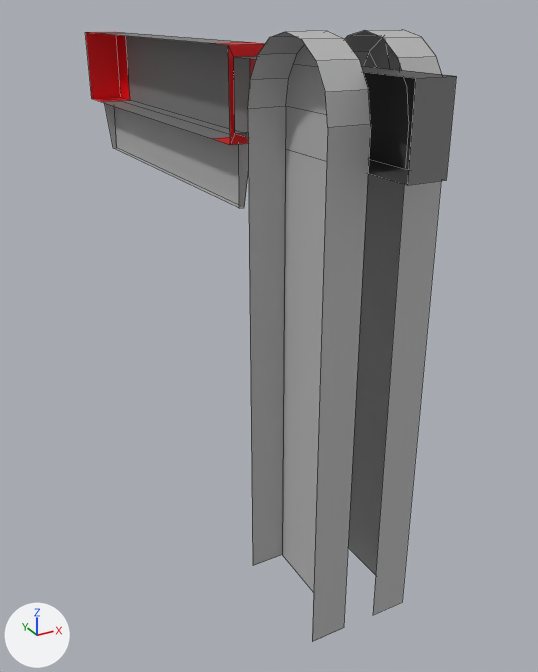
A saved change to the FBX model Assets/_Game/Art/Models/Obstacle/Knife/KnifeModel.fbx.
Before and after are seen from a 50 mm lens placed at (-5.71, -8.39, 1.25), pointed at (0.71, 3.28, -4.59). The axes (+X, +Y, +Z) are drawn at lower left. The lights are the same throughout. Mesh edges are drawn as thin lines. Where no turn or scale is listed for an object, it has been applied to the vertices.

Script lines for the objects in view, before the commit:
```python
mat_holdercolor = principled_material('HolderColor')
mat_holdercolor.base_color = (0.485, 0.485, 0.485)  # grey #b9b9b9
me_cube_001 = bpy.data.meshes.new('Cube.001')
me_cube_001.from_pydata(...)  # 24 vertices, 18 faces; spans x -0.37..0.37, y -1.77..10.27, z -0.75..0.75
# faces by material slot: [4, 3, 11]
me_cube_001.materials.append(mat_centercolor)  # grey #7b7b7b
me_cube_001.materials.append(mat_handlecolor)  # dark grey #474747
me_cube_001.materials.append(mat_bordercolor)  # red #e7000f
# before: 0 (-0.28, 2.62, -0.58) at pixel (234, 133), 1 (-0.28, 2.62, 0.57) at pixel (233, 56), 2 (-0.37, 10.27, -0.75) at pixel (91, 98), 3 (-0.37, 10.27, 0.75) at pixel (85, 32), 8 (-0.37, 9.57, -0.75) at pixel (100, 101)
# before: 9 (-0.37, 3.32, -0.75) at pixel (212, 138), 10 (-0.37, 3.32, 0.75), 11 (-0.37, 9.57, 0.75), 16 (-0.37, 2.62, -0.75) at pixel (230, 144), 17 (-0.37, 2.62, 0.75) at pixel (228, 44)
# before: 20 (-0.28, -1.77, -0.58) at pixel (407, 185), 21 (-0.28, -1.77, 0.57) at pixel (415, 78)
me_cube_002 = bpy.data.meshes.new('Cube.002')
me_cube_002.from_pydata(...)  # 10 vertices, 4 faces; spans x -0.12..0.12, y 2.8..10.07, z -1.9..-0.75
me_cube_002.materials.append(mat_razercolor)  # grey #adadad
# before: 0 (-0.05, 2.98, -1.9) at pixel (239, 208), 1 (-0.05, 9.89, -1.9) at pixel (113, 148), 4 (-0.12, 2.8, -0.75), 5 (-0.12, 10.07, -0.75) at pixel (103, 99)
me_cylinder_002 = bpy.data.meshes.new('Cylinder.002')
me_cylinder_002.from_pydata(...)  # 76 vertices, 48 faces; spans x -0.88..1.06, y -1.0..1.0, z -7.85..1.0
me_cylinder_002.materials.append(mat_holdercolor)  # grey #b9b9b9
# before: 0 (0.29, 1.0, 0.0), 19 (0.29, -1.0, 0.0) at pixel (408, 121), 23 (0.29, -0.92, 0.38) at pixel (407, 87), 27 (0.29, -0.71, 0.71) at pixel (397, 57), 31 (0.29, -0.38, 0.92) at pixel (382, 37)
# before: 35 (0.29, 0.0, 1.0) at pixel (364, 30), 39 (0.29, 0.38, 0.92) at pixel (347, 35), 42 (0.29, 0.71, 0.71), 45 (0.29, 0.92, 0.38), 72 (0.29, 1.0, -7.85)
# before: 73 (0.29, -1.0, -7.85) at pixel (372, 615)
ob_handle = bpy.data.objects.new('Handle', me_cube_001)
ob_handle.location = (0.0, 0.0, 0.0)
ob_holder = bpy.data.objects.new('Holder', me_cylinder_002)
ob_holder.location = (0.0, 0.0, 0.0)
ob_razer = bpy.data.objects.new('Razer', me_cube_002)
ob_razer.location = (0.0, 0.0, 0.0)
```
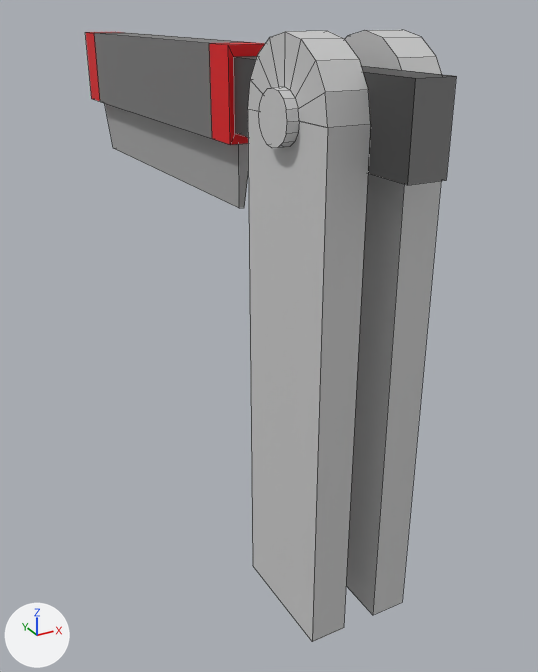
Where the newer file only moved an object's origin or applied its transform, the numbers keep the older frame.

Changed parts and their boxes [x1, y1, x2, y2] in the pictures (538 x 672 px):
```json
{"object": "Holder", "change": "recoloured, reshaped", "before": [248, 30, 442, 642], "after": [248, 30, 442, 642]}
{"part": 1, "of": "me_cube_001", "change": "added", "after": [86, 32, 416, 185]}
{"part": 2, "of": "me_cube_002", "change": "added", "after": [105, 103, 239, 208]}
{"part": 3, "of": "me_cylinder_002", "change": "added", "after": [345, 30, 404, 615]}
{"part": 4, "of": "me_cylinder_002", "change": "added", "after": [248, 32, 328, 641]}
```

Edits to the scene script, one JSON object a line:
```json
{"op": "set", "path": "mat_holdercolor.base_color", "old": "(0.485, 0.485, 0.485)", "new": "(0.619, 0.619, 0.619)", "note": "grey #b9b9b9 -> light grey #cecece"}
{"block": "me_cube_002", "where": "me_cube_002.from_pydata(...)  # 10 vertices, 4 faces; spans x -0.12..0.12, y 2.8..10.07, z -1.9..-0.75"}
{"block": "me_cube_002", "where": "# used by ob_razer; location = (0.0, 0.0, 0.0)"}
{"block": "me_cube_002", "where": "# verts and faces of me_cube_002; kept vertices keep their numbers, new ones are numbered from 10"}
{"block": "me_cube_002", "change": "me_cube_002 part 2"}
{"op": "add", "block": "me_cube_002", "code": "verts[10] = (-0.12, 3.32, -0.75)"}
{"op": "add", "block": "me_cube_002", "code": "verts[11] = (-0.12, 9.57, -0.75)"}
{"op": "add", "block": "me_cube_002", "code": "faces += [(0, 4, 10, 11, 5, 1)]"}
{"block": "me_cylinder_002", "where": "# used by ob_holder; location = (0.0, 0.0, 0.0)"}
{"block": "me_cylinder_002", "where": "# verts and faces of me_cylinder_002; kept vertices keep their numbers, new ones are numbered from 76"}
{"op": "remove", "block": "me_cylinder_002", "code": "me_cylinder_002.from_pydata(...)  # 76 vertices, 48 faces; spans x -0.88..1.06, y -1.0..1.0, z -7.85..1.0"}
{"op": "add", "block": "me_cylinder_002", "code": "me_cylinder_002.from_pydata(...)  # 110 vertices, 76 faces; spans x -1.05..1.06, y -1.0..1.0, z -7.85..1.0"}
{"block": "me_cylinder_002", "change": "me_cylinder_002 part 3"}
{"op": "add", "block": "me_cylinder_002", "code": "faces += [(0, 19, 23, 27, 31, 35, 39, 42, 45), (0, 72, 73, 19)]"}
{"block": "me_cylinder_002", "change": "me_cylinder_002 part 4"}
{"block": "me_cylinder_002", "change": "18 vertices are added at x -1.05..-0.88, y -0.37..0.37, z -7.85..0.37"}
{"block": "me_cylinder_002", "change": "16 new vertices lie (0.17, 0.0, 0.0) away from vertices in x -1.05, y -0.37..0.37, z -0.37..0.37"}
{"block": "me_cylinder_002", "change": "26 new faces join them"}
{"block": "me_cube_001", "where": "me_cube_001.from_pydata(...)  # 24 vertices, 18 faces; spans x -0.37..0.37, y -1.77..10.27, z -0.75..0.75"}
{"block": "me_cube_001", "where": "# used by ob_handle; location = (0.0, 0.0, 0.0)"}
{"block": "me_cube_001", "where": "# verts and faces of me_cube_001; kept vertices keep their numbers, new ones are numbered from 24"}
{"block": "me_cube_001", "change": "me_cube_001 part 1"}
{"op": "add", "block": "me_cube_001", "code": "faces += [(2, 8, 11, 3), (9, 16, 17, 10)]  # mat_bordercolor (red #e7000f)"}
{"op": "add", "block": "me_cube_001", "code": "faces += [(8, 9, 10, 11)]  # mat_centercolor (grey #7b7b7b)"}
{"op": "add", "block": "me_cube_001", "code": "faces += [(0, 20, 21, 1)]  # mat_handlecolor (dark grey #474747)"}
```
